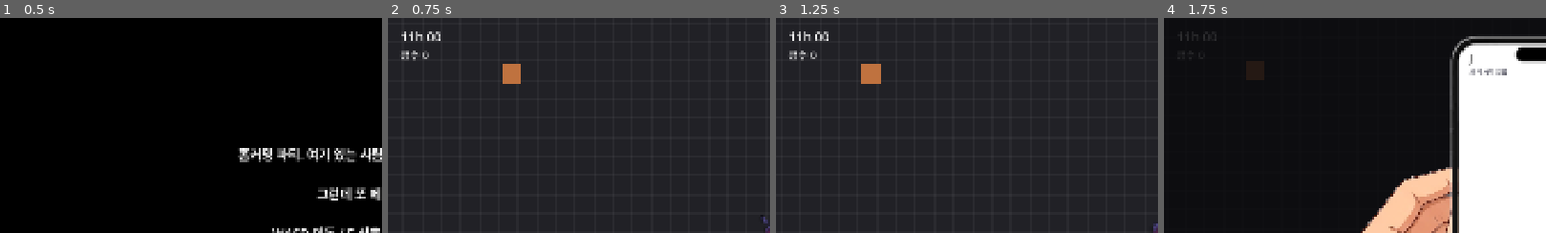
Above: before the commit, frames 1-4 (left to right).
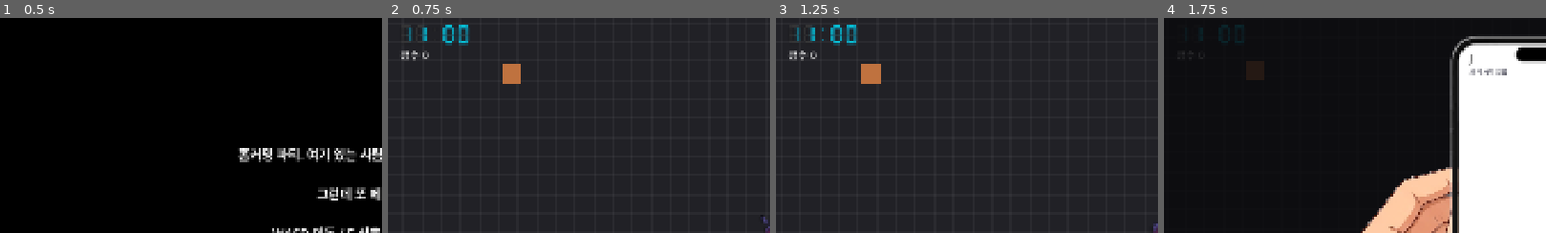
Above: after the commit, the same moments.

Repository: xyur2/DLQ
Game: Godot game, scene res://scenes/main.tscn
Same seed, same stepped clock (60 frames per second), same inputs: the game is played once before the commit and once after it.
Inputs (mouse positions are % of the whole screen's width and height, from its top left):
- Up to frame 1 (0.5 s): no input
- Up to frame 2 (0.75 s): tap Enter at 0.5 s; move the mouse to (96, 93) at 0.52 s; hold D (move_right) from 0.53 s (still down); hold E (interact) from 0.53 s (still down); click (96, 93) at 0.67 s
- Up to frame 3 (1.25 s): keep holding D (move_right); keep holding E (interact)
- Up to frame 4 (1.75 s): move the mouse to (30, 55) at 1.27 s; release D (move_right) at 1.28 s; release E (interact) at 1.28 s; hold S (move_down) from 1.28 s (still down); tap Q (open_phone) at 1.35 s; click (30, 55) at 1.42 s
The pictures show only the part of the screen within x 0-50%, y 0-50%; the shares and areas given below are measured in that part.

Frame 1 is identical in both runs. In frame 2, 0.7% of the frame differs, in the area x 3-21%, y 3-13%; in frame 3, 0.7%; in frame 4, less than 0.1%.

Commit message:
Add digital clock UI and assets
Introduce a digital clock feature: add assets/digital_clock.png and its import metadata, plus scripts/digital_clock.gd (and UID). Replace the previous Clock label in scenes/ui/hud.tscn with a DigitalClock Control containing Hour1/Hour2/Colon/Minute1/Minute2 TextureRects and hook a sprite sheet via an ext_resource. digital_clock.gd slices the sheet, blinks the colon, and displays time based on GameState.get_clock_text(). Update scripts/game_hud.gd to stop managing the clock text, and update docs to describe the new asset layout, cell sizes, and clock behavior.

Diff:
--- a/scenes/ui/hud.tscn
+++ b/scenes/ui/hud.tscn
@@ -3,6 +3,8 @@
 [ext_resource type="Script" path="res://scripts/game_hud.gd" id="1_hud"]
 [ext_resource type="Script" path="res://scripts/dm_icon.gd" id="2_icon"]
 [ext_resource type="Texture2D" path="res://assets/dm_icon.png" id="3_icon_image"]
+[ext_resource type="Script" path="res://scripts/digital_clock.gd" id="4_clock"]
+[ext_resource type="Texture2D" path="res://assets/digital_clock.png" id="5_clock_sheet"]
 
 [sub_resource type="AtlasTexture" id="AtlasTexture_icon"]
 atlas = ExtResource("3_icon_image")
@@ -25,13 +27,55 @@
 mouse_filter = 2
 script = ExtResource("1_hud")
 
-[node name="Clock" type="Label" parent="."]
-offset_left = 32.0
-offset_top = 24.0
-offset_right = 232.0
-offset_bottom = 72.0
-theme_override_font_sizes/font_size = 32
-text = "11h 00"
+[node name="Clock" type="Control" parent="."]
+process_mode = 3
+offset_left = 28.0
+offset_top = 14.0
+offset_right = 208.0
+offset_bottom = 70.0
+mouse_filter = 2
+script = ExtResource("4_clock")
+sheet = ExtResource("5_clock_sheet")
+
+[node name="Hour1" type="TextureRect" parent="Clock"]
+offset_left = 0.0
+offset_right = 36.0
+offset_bottom = 56.0
+mouse_filter = 2
+texture_filter = 3
+expand_mode = 1
+
+[node name="Hour2" type="TextureRect" parent="Clock"]
+offset_left = 36.0
+offset_right = 72.0
+offset_bottom = 56.0
+mouse_filter = 2
+texture_filter = 3
+expand_mode = 1
+
+[node name="Colon" type="TextureRect" parent="Clock"]
+offset_left = 72.0
+offset_right = 108.0
+offset_bottom = 56.0
+mouse_filter = 2
+texture_filter = 3
+expand_mode = 1
+
+[node name="Minute1" type="TextureRect" parent="Clock"]
+offset_left = 108.0
+offset_right = 144.0
+offset_bottom = 56.0
+mouse_filter = 2
+texture_filter = 3
+expand_mode = 1
+
+[node name="Minute2" type="TextureRect" parent="Clock"]
+offset_left = 144.0
+offset_right = 180.0
+offset_bottom = 56.0
+mouse_filter = 2
+texture_filter = 3
+expand_mode = 1
 
 [node name="Score" type="Label" parent="."]
 offset_left = 32.0
--- /dev/null
+++ b/scripts/digital_clock.gd
@@ -0,0 +1,44 @@
+class_name DigitalClock
+extends Control
+## 왼쪽 위 디지털 시계. assets/digital_clock.png를 칸 단위로 잘라 "11:00" 형식으로 보여 주고, 콜론이 깜빡인다.
+## 위치와 크기는 scenes/ui/hud.tscn에서 정한다.
+
+const CELL_SIZE: Vector2 = Vector2(128.0, 200.0)
+const CELL_TOP: float = 28.0              # 칸 위아래의 빈 공간을 뺀다
+const DIGIT_CELLS: String = '1234567890'  # 이미지의 칸 순서
+const COLON_ON_CELL: int = 10
+const COLON_OFF_CELL: int = 11
+const COLON_BLINK_SEC: float = 0.5
+
+@export var sheet: Texture2D
+
+var _cells: Array[AtlasTexture] = []
+var _shown_text: String = ''
+var _blink_time: float = 0.0
+
+@onready var _digits: Array[TextureRect] = [$Hour1, $Hour2, $Minute1, $Minute2]
+@onready var _colon: TextureRect = $Colon
+
+
+func _ready() -> void:
+    for i: int in COLON_OFF_CELL + 1:
+        var cell := AtlasTexture.new()
+        cell.atlas = sheet
+        cell.region = Rect2(Vector2(CELL_SIZE.x * float(i), CELL_TOP), CELL_SIZE)
+        _cells.append(cell)
+    _colon.texture = _cells[COLON_ON_CELL]
+
+
+func _process(delta: float) -> void:
+    _blink_time = fmod(_blink_time + delta, COLON_BLINK_SEC * 2.0)
+    _colon.texture = _cells[COLON_ON_CELL if _blink_time < COLON_BLINK_SEC else COLON_OFF_CELL]
+    var text: String = GameState.get_clock_text()
+    if text != _shown_text:
+        _shown_text = text
+        _show_digits(text.replace('h ', ''))
+
+
+## digits: "1137"처럼 숫자 4개
+func _show_digits(digits: String) -> void:
+    for i: int in _digits.size():
+        _digits[i].texture = _cells[DIGIT_CELLS.find(digits[i])]
--- a/scripts/game_hud.gd
+++ b/scripts/game_hud.gd
@@ -1,9 +1,8 @@
 class_name GameHud
 extends Control
-## 탑뷰 HUD: 왼쪽 위 시각과 점수, 위쪽 상태 알림, 아래쪽 상호작용 안내, 오른쪽 아래 DM 아이콘(자식 씬 노드).
+## 탑뷰 HUD: 왼쪽 위 디지털 시계(digital_clock.gd)와 점수, 위쪽 상태 알림, 아래쪽 상호작용 안내, 오른쪽 아래 DM 아이콘(자식 씬 노드).
 ## 배치와 글자 크기는 scenes/ui/hud.tscn에서 편집한다.
 
-@onready var _clock: Label = $Clock
 @onready var _hint: Label = $Hint
 @onready var _score: Label = $Score
 @onready var _notice: Label = $Notice
@@ -14,7 +13,6 @@
 
 
 func _process(_delta: float) -> void:
-    _clock.text = GameState.get_clock_text()
     _score.text = '점수 %d' % GameState.score
     if GameState.is_stunned():
         _notice.text = '밀려났다... %d초' % ceili(GameState.stun_left)
Binary file added: assets/digital_clock.png
Not shown, added: assets/digital_clock.png.import
Not shown, added: scripts/digital_clock.gd.uid
Not shown, changed: docs/에셋 목록.md
Not shown, changed: docs/홈커밍 파티 스릴러 구현 명세서 v2.md
